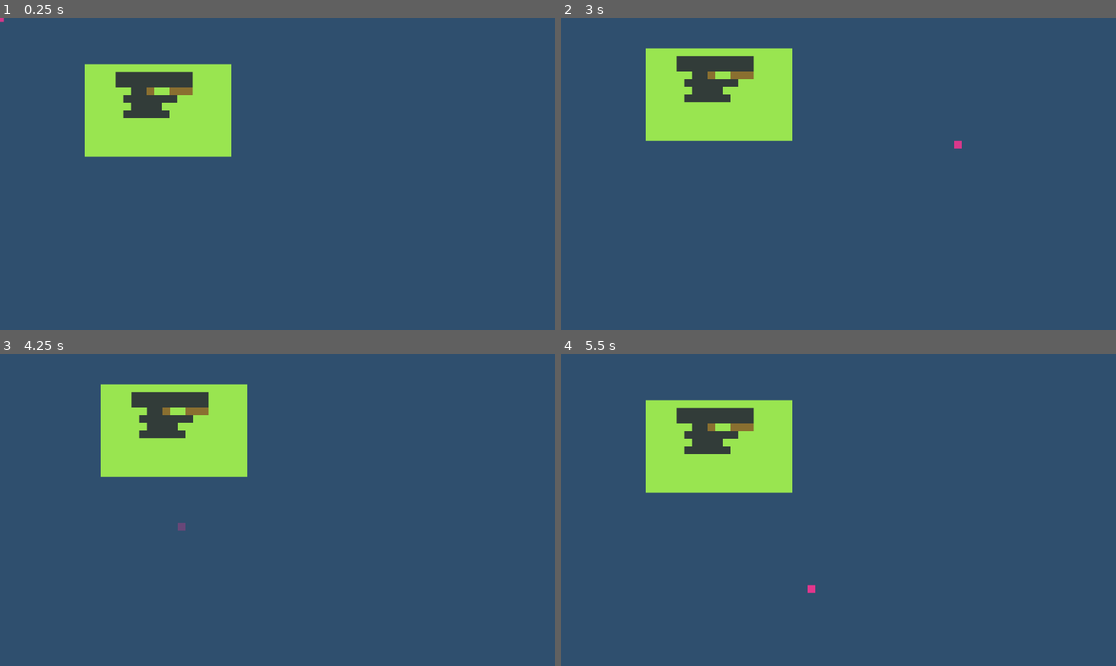
Above: before the commit, frames 1-4 (two rows, left to right).
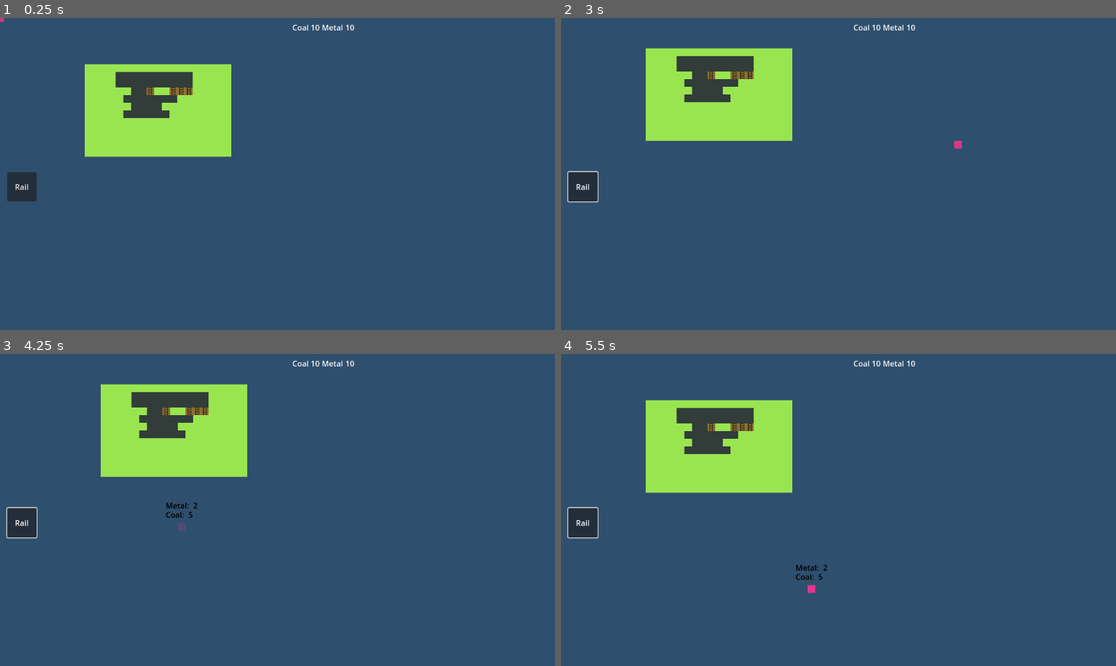
Above: after the commit, the same moments.

Repository: xill47/ThatTrainGame
Game: Godot game, scene res://World/world.tscn
Same seed, same stepped clock (60 frames per second), same inputs: the game is played once before the commit and once after it. This scene is started directly instead of the project's main scene.
Inputs (mouse positions are in pixels of both pictures, inside the frame that each line leads up to):
- Up to frame 1 (0.25 s): no input
- Up to frame 2 (3 s): click (583, 186) at 0.5 s, where only the run after the commit has a clickable "Rail"; click (583, 186) at 1.25 s, where only the run after the commit has a clickable "Rail"; click (583, 186) at 2 s, where only the run after the commit has a clickable "Rail"; tap Enter at 2.75 s; move the mouse to (960, 158) at 2.77 s; tap S (camera_down) at 2.85 s; click (960, 158) at 2.92 s
- Up to frame 3 (4.25 s): tap Space at 3.5 s; move the mouse to (166, 525) at 3.52 s; tap A (camera_left) at 3.6 s; click (166, 525) at 3.67 s
- Up to frame 4 (5.5 s): tap Enter at 4.25 s; move the mouse to (894, 441) at 4.27 s; tap D (camera_right) at 4.35 s; click (894, 441) at 4.42 s; tap Space at 5 s; move the mouse to (810, 572) at 5.02 s; tap W (camera_up) at 5.1 s; click (810, 572) at 5.17 s

The runs differ from the first frame. In frame 1, 0.7% of the frame differs, in the area x 1-64%, y 2-59%; in frame 2, 0.7%; in frame 3, 0.8%, in the area x 1-64%, y 2-60%; in frame 4, 0.8%.

Commit message:
Railroad build proto

Diff:
--- a/World/cursor.tscn
+++ b/World/cursor.tscn
@@ -1,4 +1,9 @@
-[gd_scene load_steps=4 format=3 uid="uid://boyg5s4n3gm3"]
+[gd_scene load_steps=5 format=3 uid="uid://boyg5s4n3gm3"]
+
+[ext_resource type="Script" path="res://World/cursor_script.gd" id="1_amhto"]
+
+[sub_resource type="Animation" id="Animation_jsoyd"]
+length = 0.001
 
 [sub_resource type="Animation" id="Animation_tx87r"]
 resource_name = "normal"
@@ -7,29 +12,14 @@
 tracks/0/type = "value"
 tracks/0/imported = false
 tracks/0/enabled = true
-tracks/0/path = NodePath(".:modulate")
+tracks/0/path = NodePath("ColorRect:modulate")
 tracks/0/interp = 1
 tracks/0/loop_wrap = true
 tracks/0/keys = {
 "times": PackedFloat32Array(0, 1.4, 2.8),
 "transitions": PackedFloat32Array(1, 1, 1),
 "update": 0,
-"values": [Color(1, 1, 1, 1), Color(1, 1, 1, 0.27451), Color(1, 1, 1, 1)]
-}
-
-[sub_resource type="Animation" id="Animation_jsoyd"]
-length = 0.001
-tracks/0/type = "value"
-tracks/0/imported = false
-tracks/0/enabled = true
-tracks/0/path = NodePath(".:modulate")
-tracks/0/interp = 1
-tracks/0/loop_wrap = true
-tracks/0/keys = {
-"times": PackedFloat32Array(0),
-"transitions": PackedFloat32Array(1),
-"update": 0,
-"values": [Color(1, 1, 1, 1)]
+"values": [Color(1, 1, 1, 1), Color(1, 1, 1, 0.141176), Color(1, 1, 1, 1)]
 }
 
 [sub_resource type="AnimationLibrary" id="AnimationLibrary_3yohi"]
@@ -39,6 +29,7 @@
 }
 
 [node name="Cursor" type="Node2D"]
+script = ExtResource("1_amhto")
 
 [node name="ColorRect" type="ColorRect" parent="."]
 custom_minimum_size = Vector2(16, 16)
@@ -53,3 +44,43 @@
 libraries = {
 "": SubResource("AnimationLibrary_3yohi")
 }
+
+[node name="CostV" type="VBoxContainer" parent="."]
+anchors_preset = 8
+anchor_left = 0.5
+anchor_top = 0.5
+anchor_right = 0.5
+anchor_bottom = 0.5
+offset_left = -29.0
+offset_top = -56.0
+offset_right = 29.0
+offset_bottom = -8.0
+grow_horizontal = 2
+grow_vertical = 2
+theme_override_constants/separation = -4
+
+[node name="CostHTop" type="HBoxContainer" parent="CostV"]
+layout_mode = 2
+
+[node name="Metal" type="Label" parent="CostV/CostHTop"]
+layout_mode = 2
+theme_override_colors/font_color = Color(0, 0, 0, 1)
+text = "Metal: "
+
+[node name="MetalCost" type="Label" parent="CostV/CostHTop"]
+layout_mode = 2
+theme_override_colors/font_color = Color(0, 0, 0, 1)
+text = "2"
+
+[node name="CostHBot" type="HBoxContainer" parent="CostV"]
+layout_mode = 2
+
+[node name="Coal" type="Label" parent="CostV/CostHBot"]
+layout_mode = 2
+theme_override_colors/font_color = Color(0, 0, 0, 1)
+text = "Coal: "
+
+[node name="CoalCost" type="Label" parent="CostV/CostHBot"]
+layout_mode = 2
+theme_override_colors/font_color = Color(0, 0, 0, 1)
+text = "5"
--- /dev/null
+++ b/World/cursor_script.gd
@@ -0,0 +1,11 @@
+extends Node2D
+
+
+# Called when the node enters the scene tree for the first time.
+func _ready():
+	pass # Replace with function body.
+
+
+# Called every frame. 'delta' is the elapsed time since the previous frame.
+func _process(delta):
+	pass
--- a/World/map.gd
+++ b/World/map.gd
@@ -3,11 +3,31 @@
 @onready var cursor = %Cursor
 
 var highlighted_tile: Vector2 = Vector2(0, 0)
-
+var tile_id: Vector2i
+var building_mode: bool
+var tile_coords
 
 func _unhandled_input(event):
 	if event is InputEventMouseMotion:
 		var mouse_pos = get_local_mouse_position()
-		var tile_coords = local_to_map(mouse_pos)
+		tile_coords = local_to_map(mouse_pos)
 		highlighted_tile = tile_coords
 		cursor.position = map_to_local(tile_coords)
+		tile_id = get_cell_atlas_coords(0, highlighted_tile, false)
+
+##Строительство дорог
+
+func _input(event):
+	if event is InputEventMouseButton and building_mode == true and tile_id == Vector2i(1, 0):
+		set_cell(0,tile_coords ,1 ,Vector2i(1,1) )
+
+
+func _on_button_pressed():
+	if building_mode == false:
+		building_mode = true
+		print("build mode on")
+		%Cursor/CostV.visible = true
+	else:
+		building_mode = false
+		print("build mode off")
+		%Cursor/CostV.visible = false
--- a/World/tileset.tres
+++ b/World/tileset.tres
@@ -1,6 +1,6 @@
 [gd_resource type="TileSet" load_steps=5 format=3 uid="uid://jrjjg0nyc6r0"]
 
-[ext_resource type="Texture2D" uid="uid://bv4vwb0pg0kw4" path="res://world/tileset.png" id="1_2d2nc"]
+[ext_resource type="Texture2D" uid="uid://bv4vwb0pg0kw4" path="res://World/tileset.png" id="1_2d2nc"]
 
 [sub_resource type="OccluderPolygon2D" id="OccluderPolygon2D_u636m"]
 polygon = PackedVector2Array(-8, -8, 8, -8, 8, 8, -8, 8)
--- a/World/world.tscn
+++ b/World/world.tscn
@@ -1,9 +1,10 @@
-[gd_scene load_steps=5 format=3 uid="uid://cermkkogwpuu4"]
+[gd_scene load_steps=6 format=3 uid="uid://cermkkogwpuu4"]
 
-[ext_resource type="TileSet" uid="uid://jrjjg0nyc6r0" path="res://world/tileset.tres" id="1_qtajf"]
+[ext_resource type="TileSet" uid="uid://jrjjg0nyc6r0" path="res://World/tileset.tres" id="1_qtajf"]
 [ext_resource type="Script" path="res://world/map.gd" id="2_t0c36"]
-[ext_resource type="PackedScene" uid="uid://boyg5s4n3gm3" path="res://world/cursor.tscn" id="3_3o17y"]
+[ext_resource type="PackedScene" uid="uid://boyg5s4n3gm3" path="res://World/cursor.tscn" id="3_3o17y"]
 [ext_resource type="Script" path="res://world/main_camera.gd" id="4_lj8dv"]
+[ext_resource type="PackedScene" uid="uid://bd5vhobh6opp" path="res://hud.tscn" id="5_u5tvc"]
 
 [node name="World" type="Node2D"]
 
@@ -28,3 +29,33 @@
 anchor_mode = 0
 script = ExtResource("4_lj8dv")
 speed = 500
+
+[node name="HUD" parent="." instance=ExtResource("5_u5tvc")]
+
+[node name="ResourceContainer" type="HBoxContainer" parent="HUD/CanvasLayer" index="1"]
+anchors_preset = 1
+anchor_left = 1.0
+anchor_right = 1.0
+offset_left = -545.0
+offset_bottom = 40.0
+grow_horizontal = 0
+
+[node name="Coal" type="Label" parent="HUD/CanvasLayer/ResourceContainer"]
+layout_mode = 2
+text = "Coal"
+
+[node name="CoalCount" type="Label" parent="HUD/CanvasLayer/ResourceContainer"]
+layout_mode = 2
+text = "10"
+
+[node name="Metal" type="Label" parent="HUD/CanvasLayer/ResourceContainer"]
+layout_mode = 2
+text = "Metal"
+
+[node name="MetalCount" type="Label" parent="HUD/CanvasLayer/ResourceContainer"]
+layout_mode = 2
+text = "10"
+
+[connection signal="pressed" from="HUD/CanvasLayer/Button" to="Map" method="_on_button_pressed"]
+
+[editable path="HUD"]
--- /dev/null
+++ b/hud.tscn
@@ -0,0 +1,24 @@
+[gd_scene format=3 uid="uid://bd5vhobh6opp"]
+
+[node name="HUD" type="Control"]
+layout_mode = 3
+anchors_preset = 15
+anchor_right = 1.0
+anchor_bottom = 1.0
+grow_horizontal = 2
+grow_vertical = 2
+size_flags_horizontal = 3
+size_flags_vertical = 3
+
+[node name="CanvasLayer" type="CanvasLayer" parent="."]
+
+[node name="Button" type="Button" parent="CanvasLayer"]
+anchors_preset = 4
+anchor_top = 0.5
+anchor_bottom = 0.5
+offset_left = 15.0
+offset_top = -4.0
+offset_right = 76.0
+offset_bottom = 57.0
+grow_vertical = 2
+text = "Rail"
Binary file changed: World/tileset.png
Not shown, changed: World/tileset.png.import
